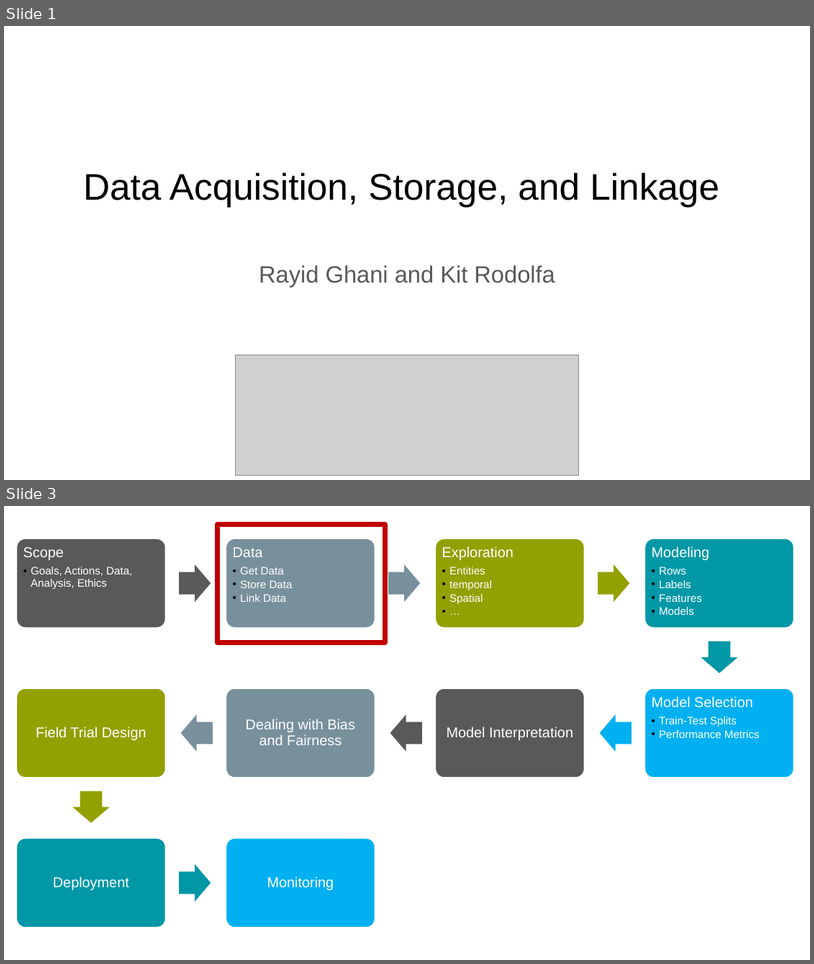
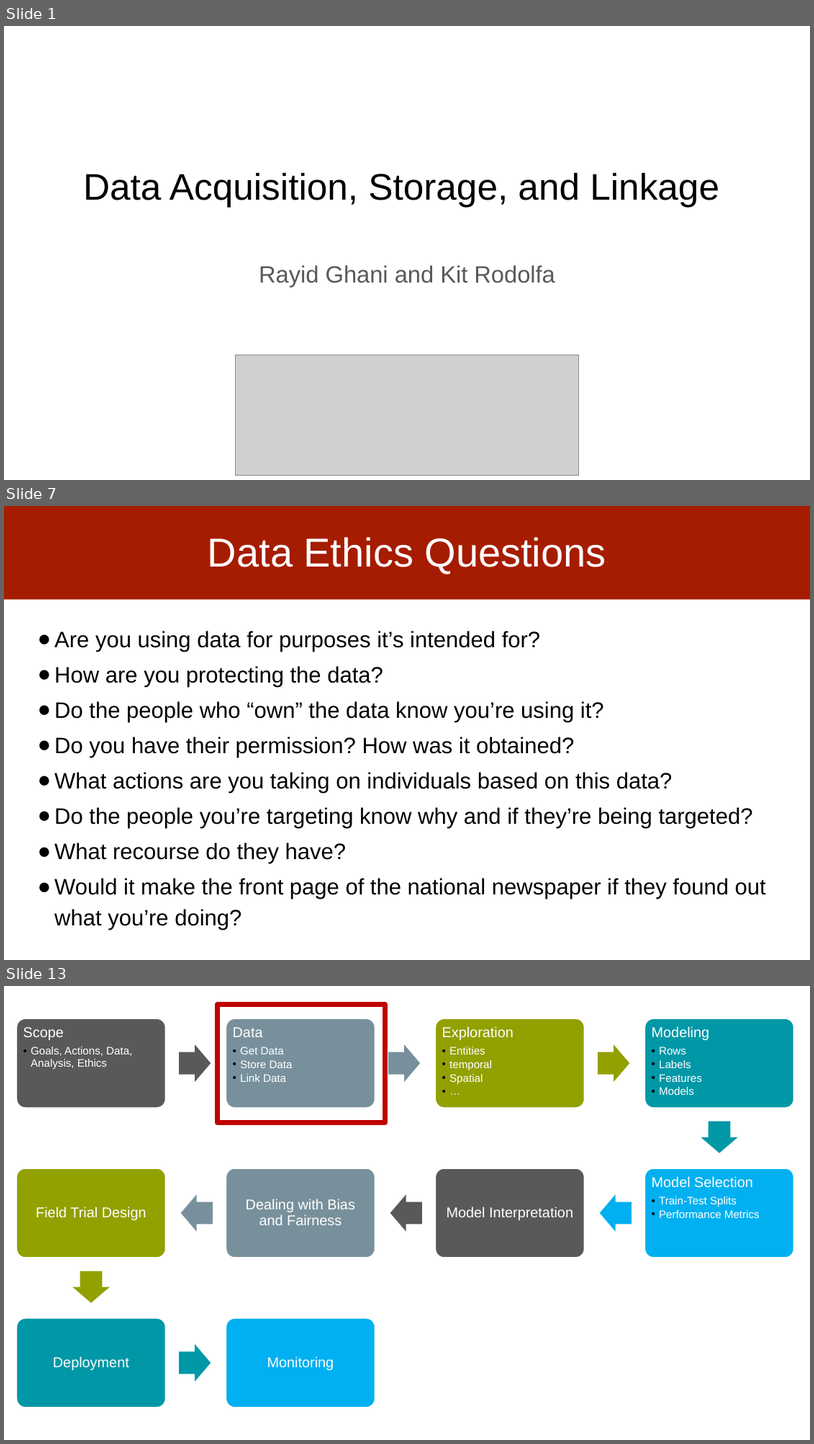
Before and after one commit to dssg/MLinPractice, a slide deck: Lectures/Lecture3-Data.pptx. Shown one above the other, each under a label of ours: slides 1 and 3 before the commit, slides 1, 7 and 13 after it; the slides between them are not shown. The pictures are 814x964 and 814x1444 pixels, drawn with LibreOffice and Linux fonts; fonts in the diff are those of the drawing; grey boxes stand for pictures. Boxes give left, top, right and bottom in pixels: in the first picture for what was removed or moved away, otherwise in the second. Text is boxed around its words. In the diff, an @@ line names an element or a change of style, - is before the commit and + after.

Commit message:
data acquisition slides updates

```diff
--- a/Lectures/Lecture3-Data.pptx
+++ b/Lectures/Lecture3-Data.pptx
@@ slide 7 added at [4, 506, 810, 960], background #FFFFFF @@
@@ rectangle added at [4, 506, 810, 599], fill #A61C00 @@
@@ title added at [208, 537, 607, 574], 48 pt, text #FFFFFF @@
+Data Ethics Questions
@@ text added at [54, 631, 766, 930], 26.7 pt, text #000000 @@
+● Are you using data for purposes it’s intended for?
+● How are you protecting the data?
+● Do the people who “own” the data know you’re using it?
+● Do you have their permission? How was it obtained?
+● What actions are you taking on individuals based on this data?
+● Do the people you’re targeting know why and if they’re being targeted?
+● What recourse do they have?
+● Would it make the front page of the national newspaper if they found out what you’re doing?
@@ what was slide 3 is now slide 13 @@
```
Also in this commit, not shown: 3 slides changed, 9 other slides added.
